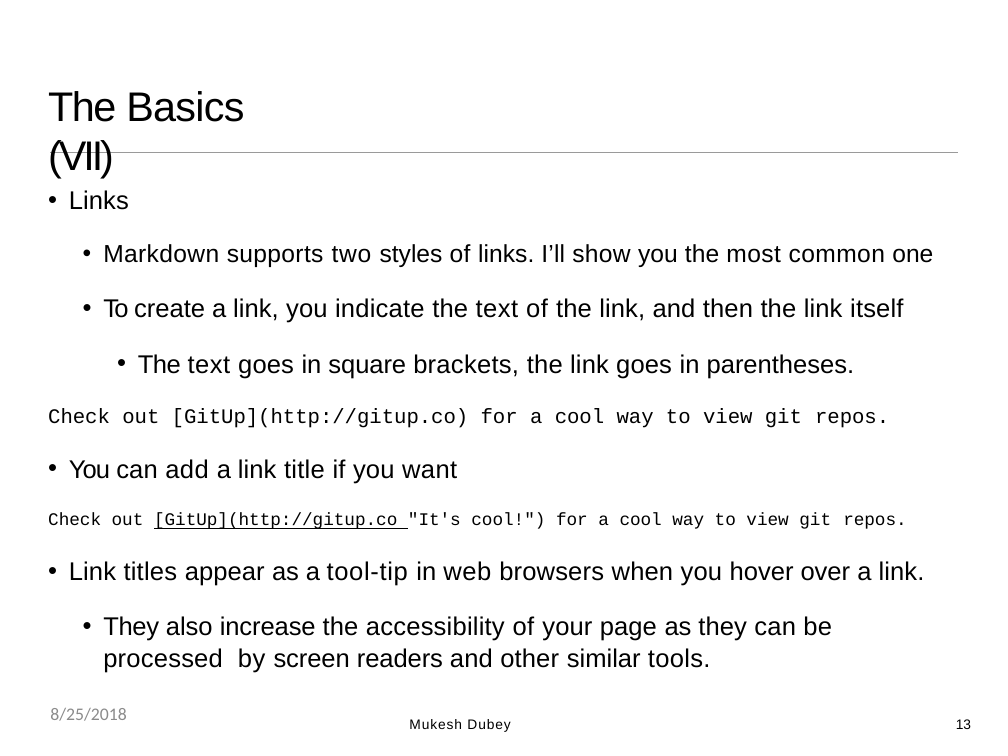
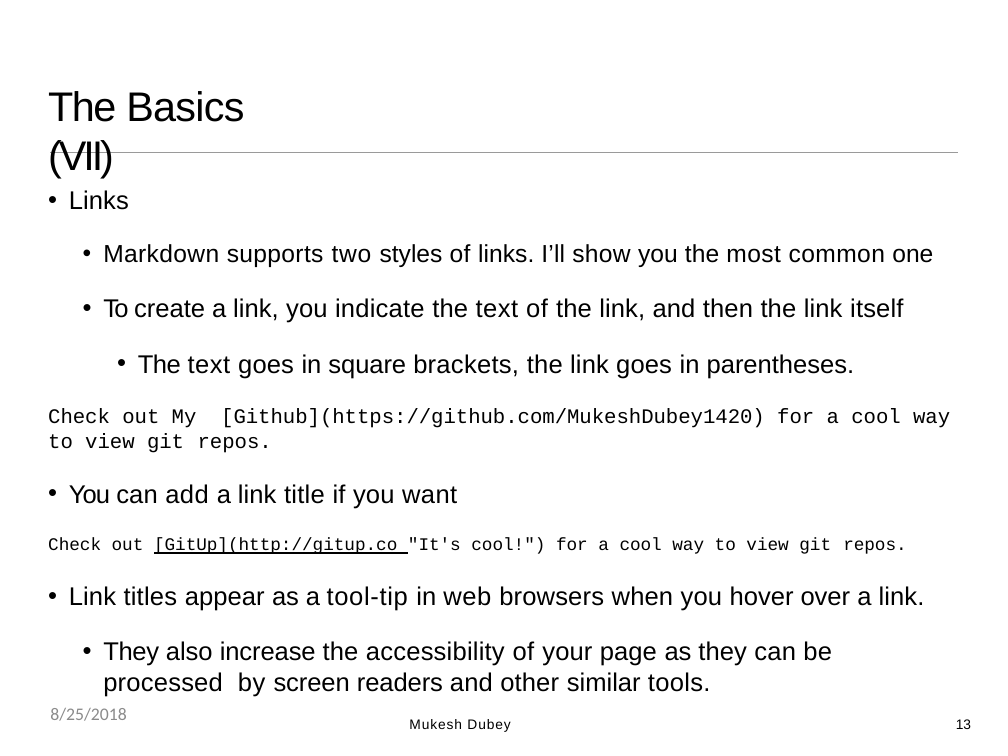
Before and after one commit to MukeshDubey1420/MarkDown_Documentation, a slide deck: slide 13 of Markdown.pptx. Drawn at 1008x756 pixels with LibreOffice and Linux fonts; fonts in the diff are those of the drawing. Boxes give left, top, right and bottom in pixels: in the first picture for what was removed or moved away, otherwise in the second. Text is boxed around its words. In the diff, an @@ line names an element or a change of style, - is before the commit and + after.

```diff
--- a/Markdown.pptx
+++ b/Markdown.pptx
@@ text at (48, 408, 950, 453): text changed @@
-Check out [GitUp](http://gitup.co) for a cool way to view git repos.
+Check out My [Github](https://github.com/MukeshDubey1420) for a cool way to view git repos.
```
Also in this commit, not shown: 3 other slides changed, 1 other file.
